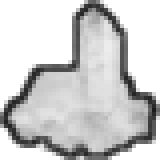
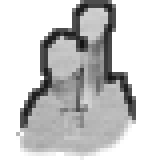
Before/after of a (160, 160) layered artwork. What changed in the layer stack:
removed layer "outline" over (0, 0, 160, 160)
removed layer "Solid" over (4, 4, 156, 156)
added layer "snow outline" above "snow" over (16, 0, 136, 140)
added layer "snow" above "Outline" over (20, 4, 132, 160)
added layer "Outline minor" above "Pasted Layer" over (28, 4, 112, 148)
added layer "Pasted Layer" over (24, 8, 132, 156)
